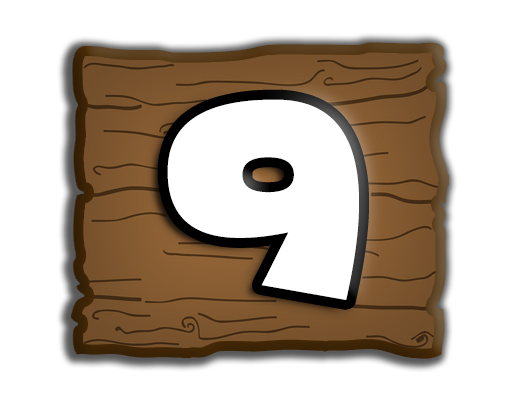
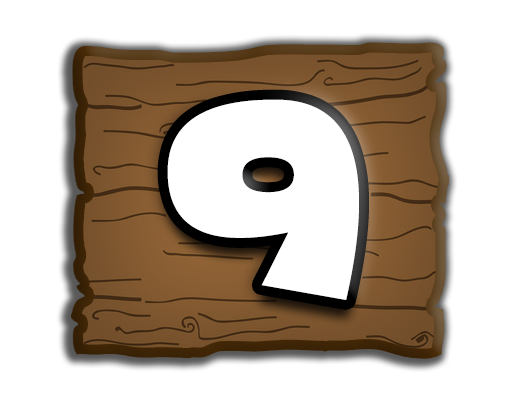
Revision of a layered 520px x 400px image; what changed, layer by layer:
pixels changed over [149, 127, 369, 325] (layer not identified)
